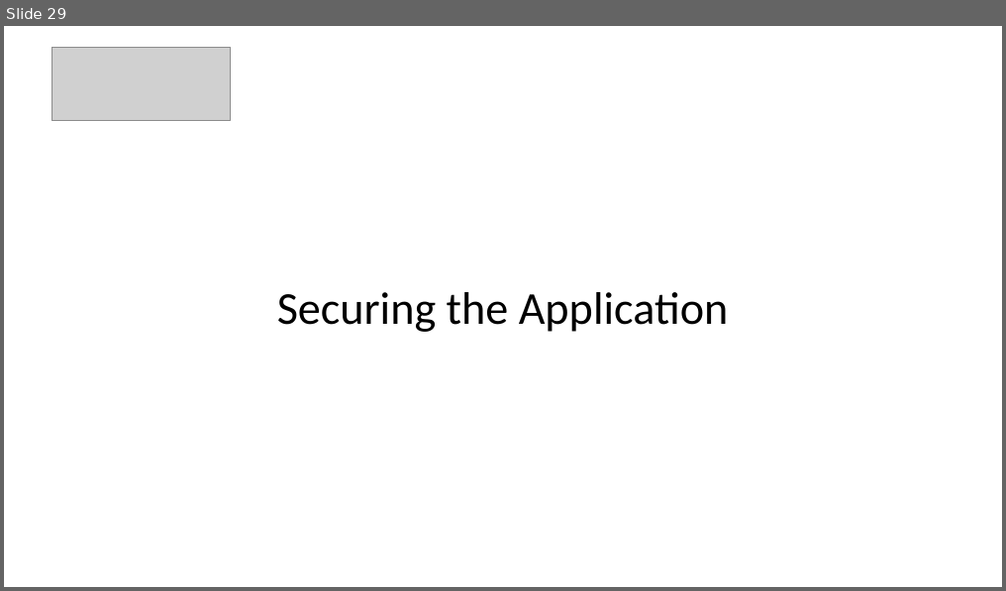
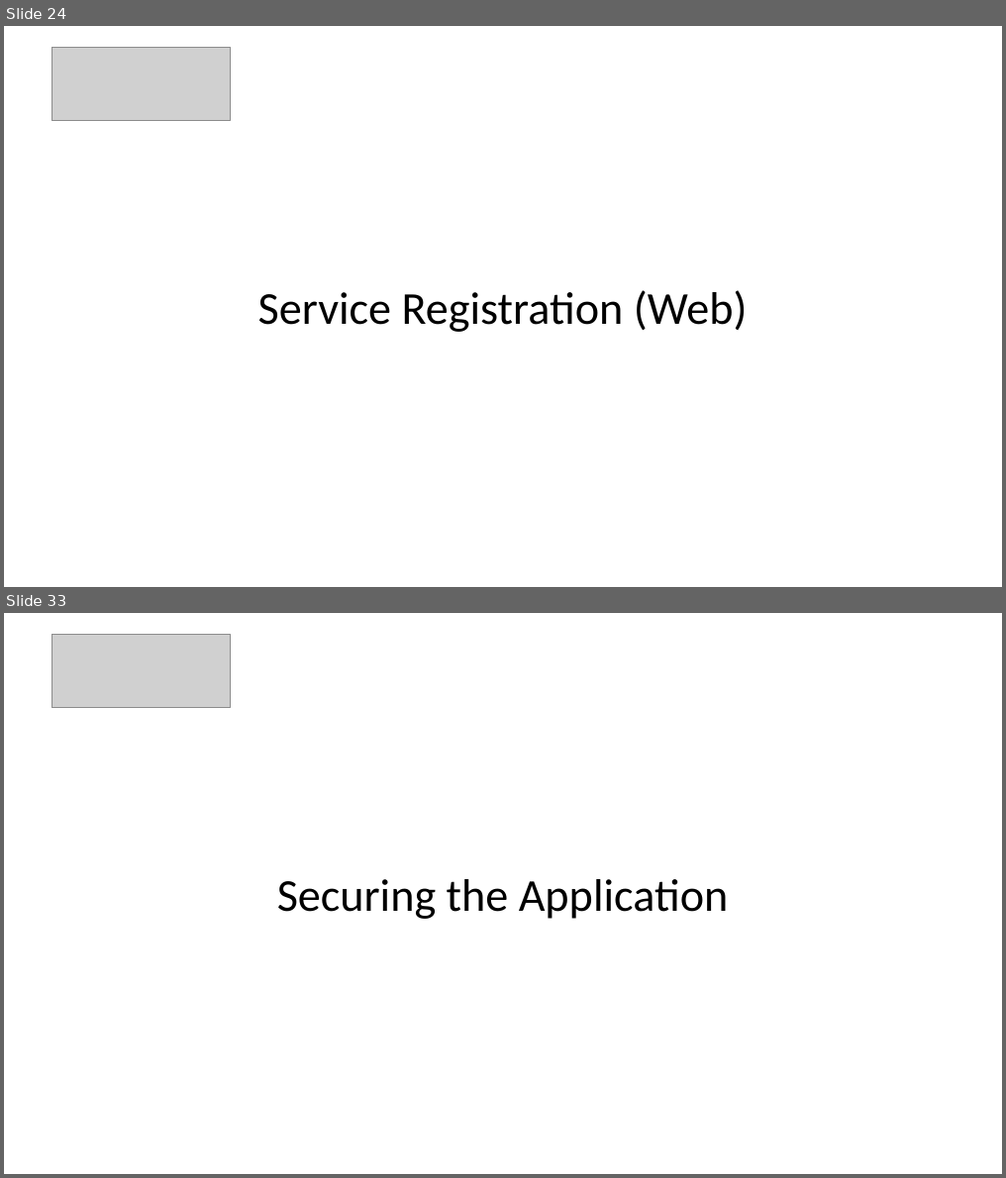
Before and after one commit to DHI/DomainServicesCourse, a slide deck: Presentations/DS-course-2-backend-basics.pptx. Shown one above the other, each under a label of ours: slide 29 before the commit, slides 24 and 33 after it; the slides between them are not shown. The pictures are 1006x591 and 1006x1178 pixels, drawn with LibreOffice and Linux fonts; fonts in the diff are those of the drawing; grey boxes stand for pictures. Boxes give left, top, right and bottom in pixels: in the first picture for what was removed or moved away, otherwise in the second. Text is boxed around its words. In the diff, an @@ line names an element or a change of style, - is before the commit and + after.

```diff
--- a/Presentations/DS-course-2-backend-basics.pptx
+++ b/Presentations/DS-course-2-backend-basics.pptx
@@ slide 24 added at (x1=4, y1=26, x2=1002, y2=587), background #FFFFFF @@
@@ picture added at (x1=52, y1=47, x2=230, y2=120) @@
@@ text added at (x1=258, y1=290, x2=747, y2=332), 44 pt, text #000000 @@
+Service Registration (Web)
@@ what was slide 29 is now slide 33 @@
```
Also in this commit, not shown: 26 slides changed, 12 other slides added, 4 slides removed, 1 other file.
